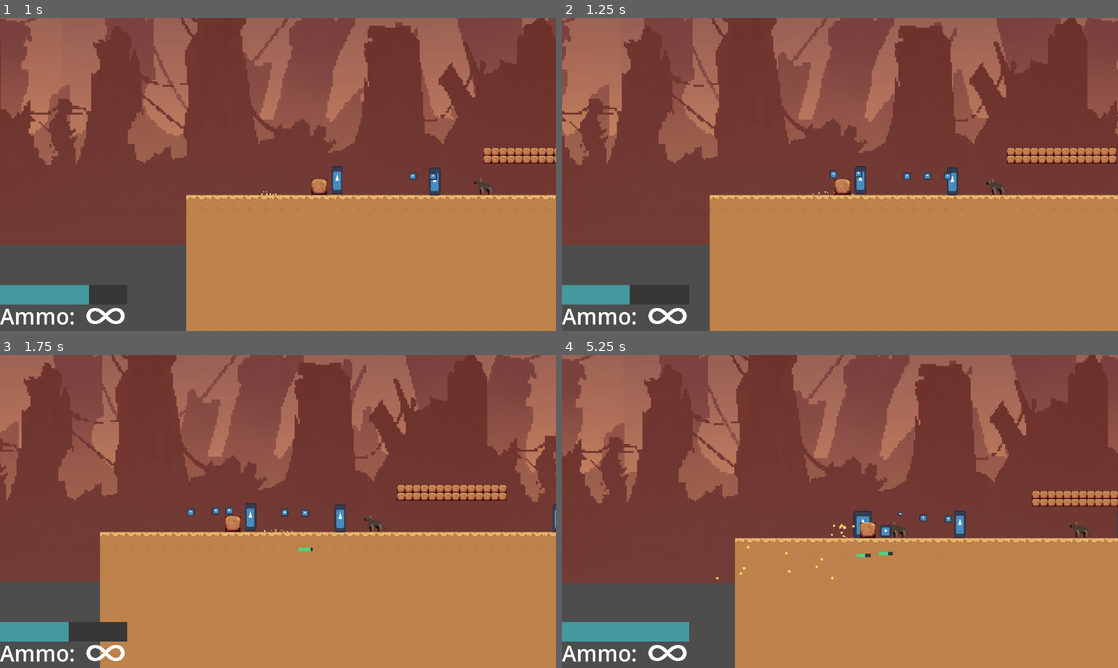
Above: before the commit, frames 1-4 (two rows, left to right).
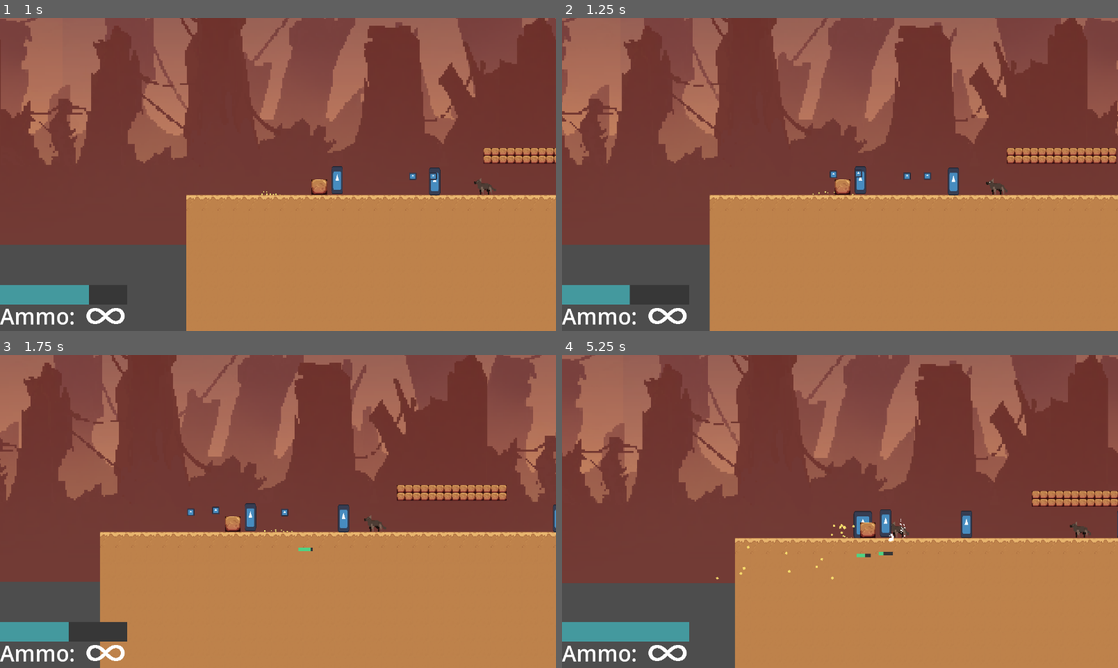
Above: after the commit, the same moments.

Repository: dzfrias/gladiator
Game: Godot game, scene res://scenes/level_playtest.tscn
Same seed, same stepped clock (60 frames per second), same inputs: the game is played once before the commit and once after it. This scene is started directly instead of the project's main scene. The engine's default icon, where the game draws it, is replaced by a stand-in: a white triangle on a blue panel in a dark square. Sound files missing from this copy of the repository are replaced by a short silence.
Inputs (mouse positions are in pixels of both pictures, inside the frame that each line leads up to):
- Up to frame 1 (1 s): move the mouse to (111, 315) at 0.52 s; hold D (right) from 0.53 s (still down); hold S (burrow) from 0.53 s (still down); tap Space (jump) at 0.77 s
- Up to frame 2 (1.25 s): keep holding D (right); keep holding S (burrow); tap Space (jump) at 1.07 s
- Up to frame 3 (1.75 s): keep holding D (right); move the mouse to (444, 558) at 1.27 s; release S (burrow) at 1.28 s; tap Shift (fallthrough) at 1.35 s; tap Space (jump) at 1.52 s
- Up to frame 4 (5.25 s): tap Space (jump) at 1.82, 3.02, 3.32, 3.77, 4.07, 4.52, 4.82 s; move the mouse to (673, 464) at 2.02 s; release D (right) at 2.03 s; press the mouse at (673, 464) at 2.03 s; hold A (left) 2.03-4.28 s; move the mouse to (867, 511) at 2.77 s; release the mouse at (867, 511) at 2.78 s; tap I (interact) at 2.85 s; move the mouse to (756, 433) at 3.52 s; hold S (burrow) 3.53-4.28 s; move the mouse to (962, 495) at 4.27 s; hold D (right) from 4.28 s (still down); tap Shift (fallthrough) at 4.35 s; move the mouse to (728, 527) at 5.02 s; press the mouse at (728, 527) at 5.03 s

Frame 1 is identical in both runs. In frame 2, less than 0.1% of the frame differs, in the area x 52-72%, y 47-57%; in frame 3, 0.2%; in frame 4, 0.5%, in the area x 57-74%, y 49-64%.

Commit message:
Tweak Raider's Gun a bit

Diff:
--- a/resources/shooter.tres
+++ b/resources/shooter.tres
@@ -6,8 +6,8 @@
 script = ExtResource("1_axwou")
 name = "Raider's Gun"
 damage = 3.0
-reload_time = 3.5
-max_ammo = 3
+reload_time = 2.5
+max_ammo = 2
 firing_interval = 0.2
 projectile_speed = 266.0
 angle_variance = 0.0245437
